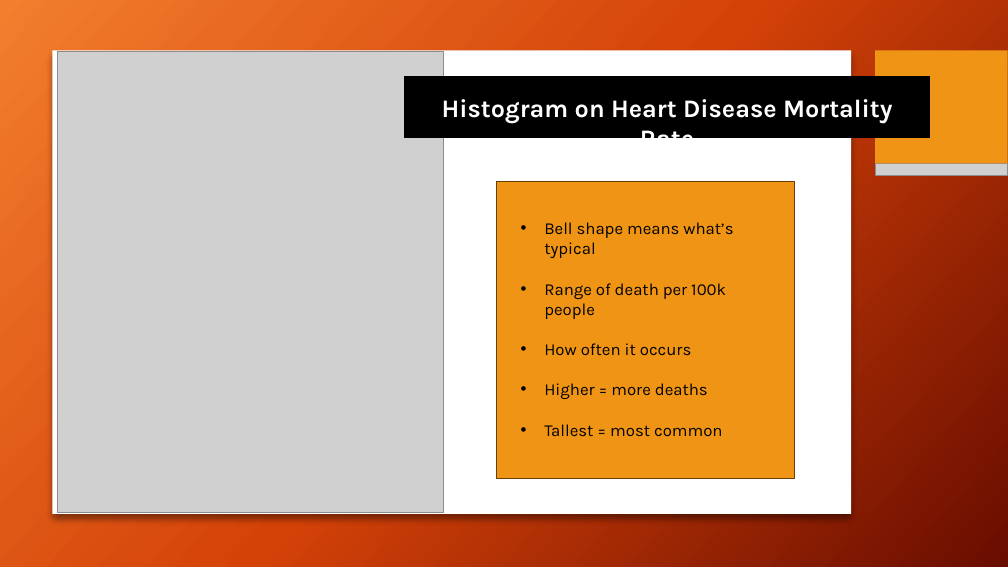
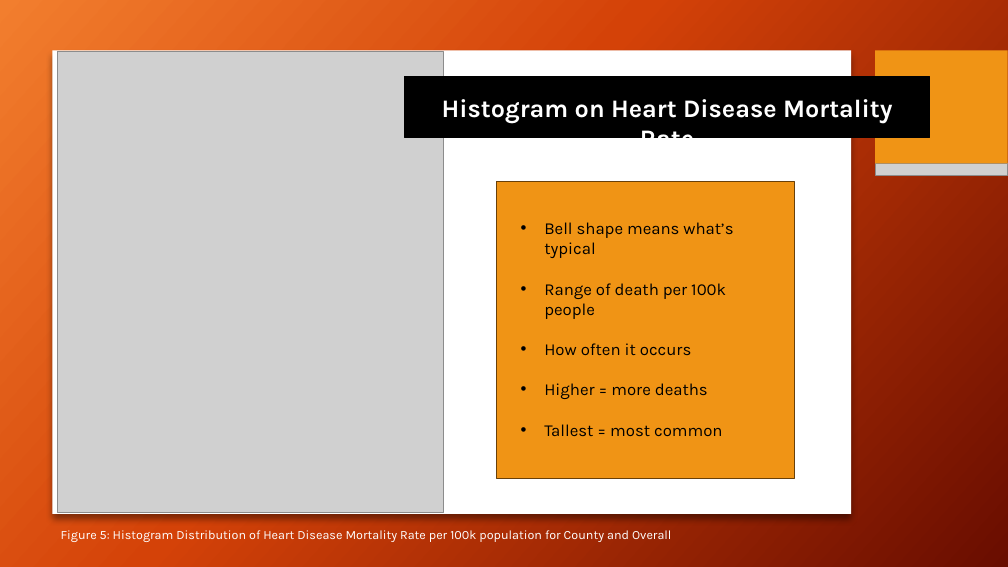
Before and after one commit to Aaron-m-ram/end-to-end-statistical-analysis, a slide deck: slide 8 of Final PP V1.pptx. Drawn at 1008x567 pixels with LibreOffice and Linux fonts; fonts in the diff are those of the drawing; grey boxes stand for pictures; background and template pictures are left out. Boxes give left, top, right and bottom in pixels: in the first picture for what was removed or moved away, otherwise in the second. Text is boxed around its words. In the diff, an @@ line names an element or a change of style, - is before the commit and + after.

Commit message:
Update PPT
This is the final version, I hope. I added Figure titles, Changed citation to References, added references, and in-cite citation. I also change the photo on the 2nd slide.

```diff
--- a/Final PP V1.pptx
+++ b/Final PP V1.pptx
@@ text added at (61,530,671,542), 12 pt, text #FFFFFF @@
+Figure 5: Histogram Distribution of Heart Disease Mortality Rate per 100k population for County and Overall
```
Also in this commit, not shown: 11 other slides changed, 1 slide added.
